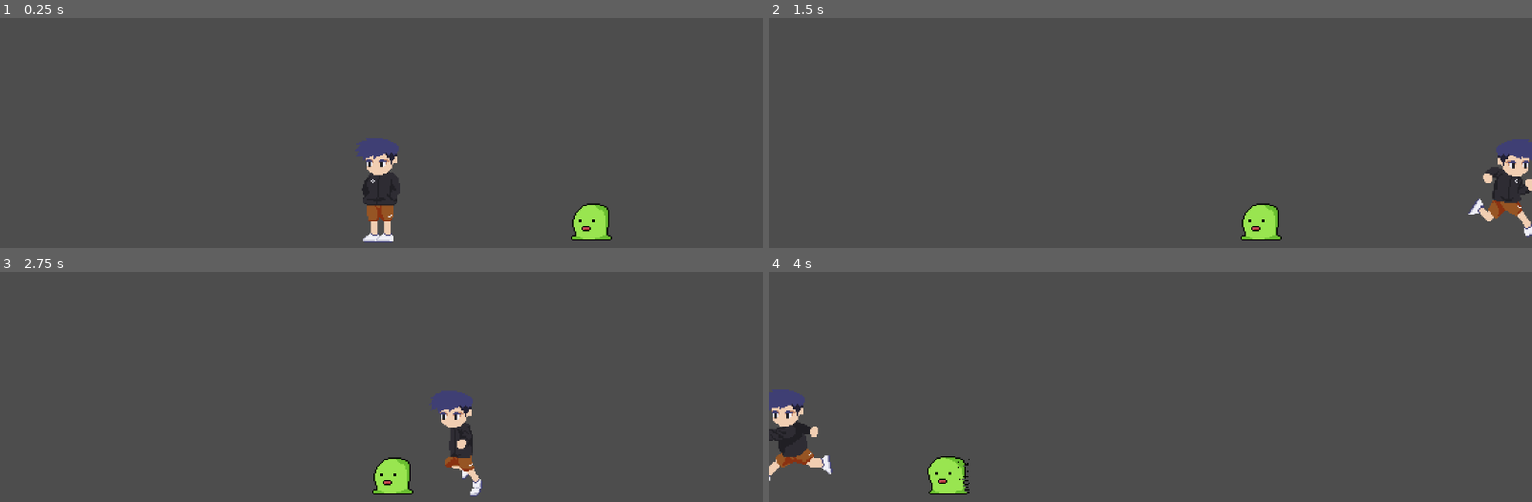
Above: before the commit, frames 1-4 (two rows, left to right).
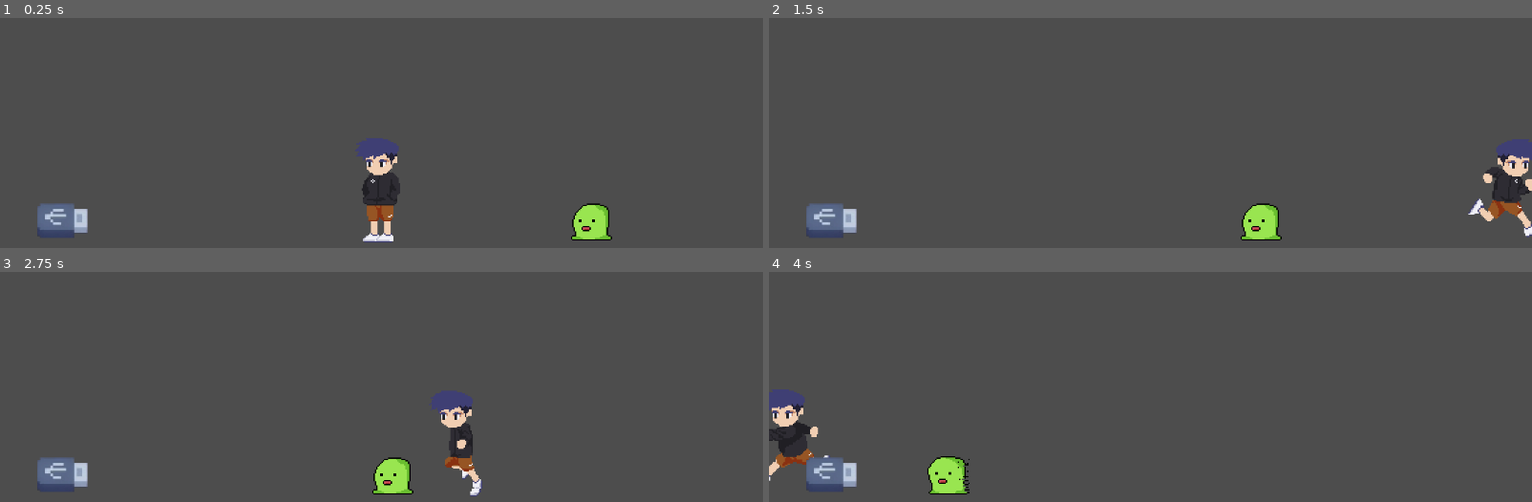
Above: after the commit, the same moments.

Repository: garlandkhuu/2d-platformer
Game: Godot game, scene res://scenes/game.tscn
The game is run twice, just before and just after one commit, with the same random seed, the same clock (stepped at 60 frames per second) and the same inputs.
Inputs:
- Up to frame 1 (0.25 s): no input
- Up to frame 2 (1.5 s): tap Enter (ui_accept) at 0.5, 0.77 s; hold Right (ui_right) from 0.53 s (still down); tap E (interact, bound only after the commit) at 0.6, 1.35 s
- Up to frame 3 (2.75 s): tap Enter (ui_accept) at 1.52 s; release Right (ui_right) at 2.03 s; hold Left (ui_left) from 2.03 s (still down); tap E (interact, bound only after the commit) at 2.1 s
- Up to frame 4 (4 s): keep holding Left (ui_left); tap E (interact, bound only after the commit) at 2.85, 3.6 s; tap Enter (ui_accept) at 3.02, 3.77 s

The runs differ from the first frame. In frame 1, 0.8% of the frame differs, in the area x 4-12%, y 80-96%; in frame 2, 0.8%; in frame 3, 0.8%; in frame 4, 0.8%.

Commit message:
added collect item
mark zuckerberg

Diff:
--- a/project.godot
+++ b/project.godot
@@ -12,8 +12,20 @@
 
 config/name="2d-platformer"
 run/main_scene="res://scenes/game.tscn"
-config/features=PackedStringArray("4.2", "Mobile")
+config/features=PackedStringArray("4.4", "Mobile")
 config/icon="res://icon.svg"
+
+[autoload]
+
+AudioController="*res://scenes/audio_controller.tscn"
+
+[input]
+
+interact={
+"deadzone": 0.2,
+"events": [Object(InputEventKey,"resource_local_to_scene":false,"resource_name":"","device":-1,"window_id":0,"alt_pressed":false,"shift_pressed":false,"ctrl_pressed":false,"meta_pressed":false,"pressed":false,"keycode":0,"physical_keycode":69,"key_label":0,"unicode":101,"location":0,"echo":false,"script":null)
+]
+}
 
 [rendering]
 
--- /dev/null
+++ b/scenes/audio_controller.tscn
@@ -0,0 +1,10 @@
+[gd_scene load_steps=3 format=3 uid="uid://dmk5luderwnwj"]
+
+[ext_resource type="Script" uid="uid://c8sam70w6wlpr" path="res://scripts/audio_controller.gd" id="1_5dt40"]
+[ext_resource type="AudioStream" uid="uid://bo4jtwu0h4hu8" path="res://assets/item/Item_Pick_Up_Sound.mp3" id="2_cedxo"]
+
+[node name="AudioController" type="Node2D"]
+script = ExtResource("1_5dt40")
+
+[node name="item_usb" type="AudioStreamPlayer2D" parent="."]
+stream = ExtResource("2_cedxo")
--- a/scenes/game.tscn
+++ b/scenes/game.tscn
@@ -1,7 +1,8 @@
-[gd_scene load_steps=5 format=3 uid="uid://cxa3if5q4n7lu"]
+[gd_scene load_steps=6 format=3 uid="uid://cxa3if5q4n7lu"]
 
 [ext_resource type="PackedScene" uid="uid://ckxq7aityc76u" path="res://scenes/player.tscn" id="1_xxwhn"]
-[ext_resource type="PackedScene" path="res://scenes/temp_enemy.tscn" id="2_yqjtg"]
+[ext_resource type="PackedScene" uid="uid://c0nqcohrfym18" path="res://scenes/temp_enemy.tscn" id="2_yqjtg"]
+[ext_resource type="PackedScene" uid="uid://1d60ri1qd1my" path="res://scenes/item_usb.tscn" id="3_lnu2h"]
 
 [sub_resource type="WorldBoundaryShape2D" id="WorldBoundaryShape2D_icesg"]
 
@@ -38,3 +39,6 @@
 [node name="CollisionShape2D" type="CollisionShape2D" parent="EnemyBoundRight"]
 position = Vector2(115, -30)
 shape = SubResource("RectangleShape2D_yqjtg")
+
+[node name="item_usb" parent="." instance=ExtResource("3_lnu2h")]
+position = Vector2(-241, -14)
--- /dev/null
+++ b/scenes/item.tscn
@@ -0,0 +1,16 @@
+[gd_scene load_steps=3 format=3 uid="uid://xjkpe8dwnmkw"]
+
+[ext_resource type="Script" uid="uid://bckit8rw2jpnk" path="res://scripts/item.gd" id="1_4gq7n"]
+
+[sub_resource type="RectangleShape2D" id="RectangleShape2D_4gq7n"]
+size = Vector2(38, 27)
+
+[node name="item" type="Area2D"]
+script = ExtResource("1_4gq7n")
+
+[node name="item_collect_box" type="CollisionShape2D" parent="."]
+shape = SubResource("RectangleShape2D_4gq7n")
+
+[node name="AnimatedSprite2D" type="AnimatedSprite2D" parent="."]
+
+[node name="AudioStreamPlayer2D" type="AudioStreamPlayer2D" parent="."]
--- /dev/null
+++ b/scenes/item_usb.tscn
@@ -0,0 +1,54 @@
+[gd_scene load_steps=9 format=3 uid="uid://1d60ri1qd1my"]
+
+[ext_resource type="PackedScene" uid="uid://xjkpe8dwnmkw" path="res://scenes/item.tscn" id="1_glejf"]
+[ext_resource type="Texture2D" uid="uid://c0uoetr42p816" path="res://assets/item/usb_flash_drive_sheet.png" id="1_mgmyi"]
+[ext_resource type="AudioStream" uid="uid://bo4jtwu0h4hu8" path="res://assets/item/Item_Pick_Up_Sound.mp3" id="3_r3xck"]
+
+[sub_resource type="AtlasTexture" id="AtlasTexture_r3xck"]
+atlas = ExtResource("1_mgmyi")
+region = Rect2(0, 0, 38, 28)
+
+[sub_resource type="AtlasTexture" id="AtlasTexture_pxg0l"]
+atlas = ExtResource("1_mgmyi")
+region = Rect2(38, 0, 38, 28)
+
+[sub_resource type="AtlasTexture" id="AtlasTexture_wbq3u"]
+atlas = ExtResource("1_mgmyi")
+region = Rect2(76, 0, 38, 28)
+
+[sub_resource type="AtlasTexture" id="AtlasTexture_vta4l"]
+atlas = ExtResource("1_mgmyi")
+region = Rect2(114, 0, 38, 28)
+
+[sub_resource type="SpriteFrames" id="SpriteFrames_i84nm"]
+animations = [{
+"frames": [{
+"duration": 1.0,
+"texture": SubResource("AtlasTexture_r3xck")
+}, {
+"duration": 1.0,
+"texture": SubResource("AtlasTexture_pxg0l")
+}, {
+"duration": 1.0,
+"texture": SubResource("AtlasTexture_wbq3u")
+}, {
+"duration": 1.0,
+"texture": SubResource("AtlasTexture_vta4l")
+}],
+"loop": true,
+"name": &"default",
+"speed": 2.0
+}]
+
+[node name="item_usb" instance=ExtResource("1_glejf")]
+
+[node name="item_collect_box" parent="." index="0"]
+position = Vector2(0, 0.5)
+
+[node name="AnimatedSprite2D" parent="." index="1"]
+sprite_frames = SubResource("SpriteFrames_i84nm")
+frame = 1
+frame_progress = 0.964363
+
+[node name="AudioStreamPlayer2D" parent="." index="2"]
+stream = ExtResource("3_r3xck")
--- a/scenes/player.tscn
+++ b/scenes/player.tscn
@@ -97,16 +97,24 @@
 radius = 8.0
 height = 56.0
 
+[sub_resource type="RectangleShape2D" id="RectangleShape2D_g2els"]
+size = Vector2(34, 79)
+
 [node name="Player" type="CharacterBody2D"]
 script = ExtResource("1_08te6")
 
 [node name="PlayerSprite" type="AnimatedSprite2D" parent="."]
 position = Vector2(0, -40)
 sprite_frames = SubResource("SpriteFrames_acftm")
-animation = &"run"
+animation = &"idle"
 autoplay = "idle"
-frame_progress = 0.545913
 
 [node name="CollisionShape2D" type="CollisionShape2D" parent="."]
 position = Vector2(0, -30)
 shape = SubResource("CapsuleShape2D_p4tka")
+
+[node name="interactable" type="Area2D" parent="."]
+
+[node name="CollisionShape2D" type="CollisionShape2D" parent="interactable"]
+position = Vector2(-3, -39.5)
+shape = SubResource("RectangleShape2D_g2els")
--- /dev/null
+++ b/scripts/audio_controller.gd
@@ -0,0 +1,12 @@
+extends Node2D
+
+@export var mute: bool = false
+
+# ready can be used for music
+func _ready() -> void: pass
+
+
+# collect sound of usb
+func play_usb():
+	if !mute:
+		$item_usb.play()
--- /dev/null
+++ b/scripts/item.gd
@@ -0,0 +1,6 @@
+extends Area2D
+
+#frees the item from scene
+func collect():
+	queue_free()
+	AudioController.play_usb() #play audio from global audio controller
--- a/scripts/player.gd
+++ b/scripts/player.gd
@@ -4,9 +4,11 @@
 const SPEED = 300.0
 const JUMP_VELOCITY = -400.0
 
+
+@onready var interactable = $interactable
+
 # Get the gravity from the project settings to be synced with RigidBody nodes.
 var gravity = ProjectSettings.get_setting("physics/2d/default_gravity")
-
 
 func _physics_process(delta):
 	# Add the gravity.
@@ -21,6 +23,12 @@
 	# As good practice, you should replace UI actions with custom gameplay actions.
 	var direction = Input.get_axis("ui_left", "ui_right")
 
+	#checks the collectable area and pressing interact key to collect it
+	#collectable area is slightly larger than hurtbox because it feels better to play
+	for area in interactable.get_overlapping_areas():
+		if (area.has_method("collect") && Input.is_action_just_pressed("interact")):
+			area.collect()
+
 	var playerSprite = $PlayerSprite
 
 	# Flip the Sprite
@@ -28,8 +36,6 @@
 		playerSprite.flip_h = true
 	elif direction < 0:
 		playerSprite.flip_h = false
-		#penis man wee woo
-		# what the helly
 	# Play animationsa
 	if direction == 0:
 		playerSprite.play("idle")
Not shown, added: assets/item/Item_Pick_Up_Sound.mp3.import
Binary file added: assets/item/usb_flash_drive_sheet.png
Not shown, added: assets/item/usb_flash_drive_sheet.png.import
Not shown: 1 places in scenes/player.tscn that only renumber resources
Not shown: 1 places in scenes/temp_enemy.tscn that only renumber resources
Not shown, added: scripts/audio_controller.gd.uid
Not shown, added: scripts/item.gd.uid
Not shown, added: assets/item/Item_Pick_Up_Sound.mp3
